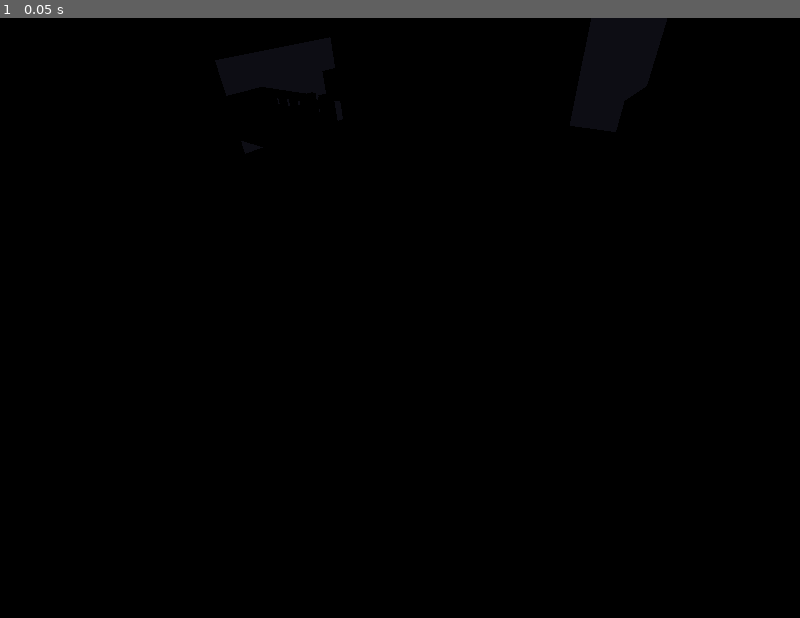
Above: before the commit, frame 1.
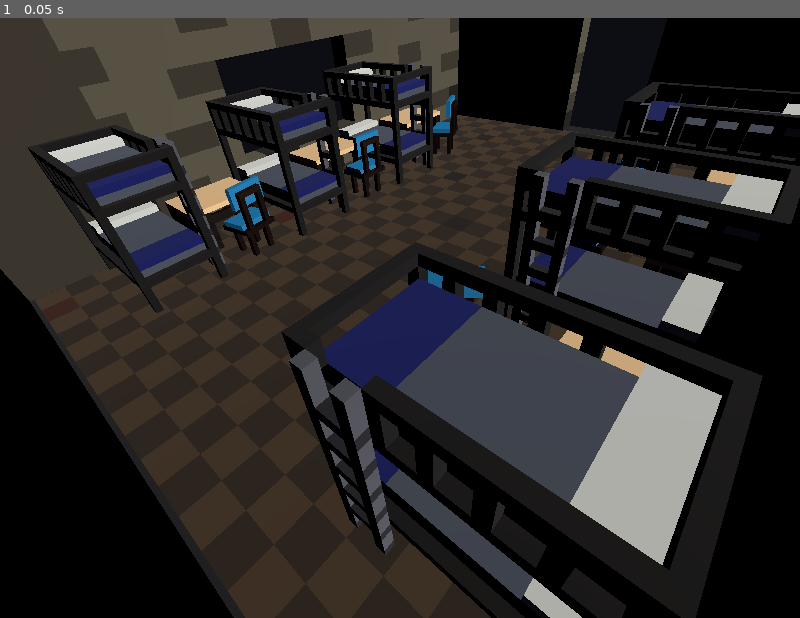
Above: after the commit, the same moment.

Repository: KillCobra/BTech-Simulator
Game: Godot game, scene res://scenes/boot.tscn
Two runs of this game, one before a commit and one after it. Both use one fixed random seed, a clock stepped at 60 frames per second and the inputs below.
Inputs:
- Up to frame 1 (0.05 s): no input

The runs differ from the first frame. In frame 1, 64% of the frame differs, in the area x 0-100%, y 0-100%.

Commit message:
scene loads with minimal lighting

Diff:
--- a/scenes/initial_hostel.tscn
+++ b/scenes/initial_hostel.tscn
@@ -7,7 +7,30 @@
 [ext_resource type="PackedScene" uid="uid://hkrfjw1gaxs8" path="res://assets/chair.gltf" id="5_4q2lo"]
 [ext_resource type="Script" uid="uid://dax64y2ikiy7n" path="res://scripts/player/camera_manager.gd" id="6_cam_mgr"]
 
+[sub_resource type="Environment" id="Environment_0"]
+background_mode = 1
+background_color = Color(0.05, 0.05, 0.08, 1)
+ambient_light_color = Color(0.7, 0.7, 0.7, 1)
+ambient_light_energy = 0.6
+
 [node name="InitialHostel" type="Node3D" unique_id=1832940272]
+
+[node name="WorldEnvironment" type="WorldEnvironment" parent="." unique_id=1956092069]
+environment = SubResource("Environment_0")
+
+[node name="SunLight" type="DirectionalLight3D" parent="." unique_id=1410815321]
+transform = Transform3D(1, 0, 0, 0, 0.8253356, 0.5646425, 0, -0.5646425, 0.8253356, 0, 0, 0)
+light_energy = 1.2
+
+[node name="CameraRig" type="Node3D" parent="." unique_id=451773927]
+script = ExtResource("6_cam_mgr")
+
+[node name="Camera1" type="Camera3D" parent="CameraRig" unique_id=610844947]
+transform = Transform3D(0.6612783, 0.53108525, -0.52977324, -0.07063593, 0.74717855, 0.66085917, 0.7468077, -0.39959073, 0.53160655, -11.95859, 8.159046, 8.102611)
+current = true
+
+[node name="Camera2" type="Camera3D" parent="CameraRig" unique_id=150424391]
+transform = Transform3D(-0.72234744, -0.42127097, 0.54840225, 0.013363191, 0.7843755, 0.6201424, -0.69140124, 0.45528662, -0.5609621, 13.59031, 9.009677, -9.6398735)
 
 [node name="hostel floor" parent="." unique_id=413837080 instance=ExtResource("1_bqxte")]
 transform = Transform3D(1, 0, 0, 0, 0.99999994, 0, 0, 0, 0.99999994, 0.106502175, -0.9756148, -0.0104391575)
@@ -68,13 +91,3 @@
 
 [node name="chair6" parent="." unique_id=1313599193 instance=ExtResource("5_4q2lo")]
 transform = Transform3D(-0.11755704, 0, 0.16180341, 0, 0.2, 0, -0.16180341, 0, -0.11755704, -5.764032, -0.16827989, 3.9405212)
-
-[node name="CameraRig" type="Node3D" parent="." unique_id=451773927]
-script = ExtResource("6_cam_mgr")
-
-[node name="Camera1" type="Camera3D" parent="CameraRig" unique_id=610844947]
-transform = Transform3D(0.6612783, 0.53108525, -0.52977324, -0.07063593, 0.74717855, 0.66085917, 0.7468077, -0.39959073, 0.53160655, -11.95859, 8.159046, 8.102611)
-current = true
-
-[node name="Camera2" type="Camera3D" parent="CameraRig" unique_id=150424391]
-transform = Transform3D(-0.72234744, -0.42127097, 0.54840225, 0.013363191, 0.7843755, 0.6201424, -0.69140124, 0.45528662, -0.5609621, 13.59031, 9.009677, -9.6398735)
--- /dev/null
+++ b/scenes/loading.tscn
@@ -0,0 +1,43 @@
+[gd_scene format=3]
+
+[ext_resource type="Script" path="res://scripts/core/loading_scene.gd" id="1_loading"]
+
+[node name="Loading" type="CanvasLayer"]
+script = ExtResource("1_loading")
+
+[node name="Root" type="Control" parent="."]
+anchor_right = 1.0
+anchor_bottom = 1.0
+offset_left = 0.0
+offset_top = 0.0
+offset_right = 0.0
+offset_bottom = 0.0
+grow_horizontal = 2
+grow_vertical = 2
+
+[node name="Background" type="ColorRect" parent="Root"]
+anchor_right = 1.0
+anchor_bottom = 1.0
+color = Color(0.05, 0.05, 0.08, 1)
+
+[node name="VBox" type="VBoxContainer" parent="Root"]
+anchor_left = 0.5
+anchor_top = 0.5
+anchor_right = 0.5
+anchor_bottom = 0.5
+offset_left = -160.0
+offset_top = -40.0
+offset_right = 160.0
+offset_bottom = 40.0
+alignment = 1
+
+[node name="StatusLabel" type="Label" parent="Root/VBox"]
+unique_name_in_owner = true
+text = "Loading..."
+horizontal_alignment = 1
+
+[node name="ProgressBar" type="ProgressBar" parent="Root/VBox"]
+unique_name_in_owner = true
+min_value = 0.0
+max_value = 100.0
+value = 0.0
--- /dev/null
+++ b/scenes/templates/level_template.tscn
@@ -0,0 +1,27 @@
+[gd_scene format=3]
+
+[ext_resource type="Script" path="res://scripts/player/camera_manager.gd" id="1_cam_mgr"]
+
+[node name="LevelRoot" type="Node3D"]
+
+[node name="Environment" type="WorldEnvironment" parent="."]
+
+[node name="Lighting" type="DirectionalLight3D" parent="."]
+rotation = Vector3(-0.6, 0.0, 0.0)
+light_energy = 1.2
+
+[node name="PlayerSpawn" type="Marker3D" parent="."]
+position = Vector3(0, 0.1, 0)
+
+[node name="CameraRig" type="Node3D" parent="."]
+script = ExtResource("1_cam_mgr")
+
+[node name="Camera1" type="Camera3D" parent="CameraRig"]
+position = Vector3(0, 2.0, 6.0)
+rotation = Vector3(-0.15, 3.14159, 0)
+current = true
+
+[node name="Camera2" type="Camera3D" parent="CameraRig"]
+position = Vector3(6.0, 2.5, 0.0)
+rotation = Vector3(-0.2, -1.57, 0)
+current = false
--- a/scripts/autoload/game_manager.gd
+++ b/scripts/autoload/game_manager.gd
@@ -1,10 +1,10 @@
 extends Node
 
 func start_game(scene_path: String = "res://scenes/initial_hostel.tscn") -> void:
-    if SaveSystem.has_save():
-        var data := SaveSystem.load_game()
-        if data.has("time_of_day"):
-            TimeOfDayManager.set_time_of_day(float(data["time_of_day"]))
+	if SaveSystem.has_save():
+		var data: Dictionary = SaveSystem.load_game()
+		if data.has("time_of_day"):
+			TimeOfDayManager.set_time_of_day(float(data["time_of_day"]))
 
-    await SceneLoader.load_scene(scene_path)
-    GameState.transition_to(GameState.State.PLAYING)
+	await SceneLoader.load_scene(scene_path)
+	GameState.transition_to(GameState.State.PLAYING)
--- a/scripts/autoload/scene_loader.gd
+++ b/scripts/autoload/scene_loader.gd
@@ -2,8 +2,73 @@
 
 signal scene_loaded(scene_path: String)
 
+const LOADING_SCENE_PATH := "res://scenes/loading.tscn"
+
+var _current_scene: Node
+var _loading_scene: Node
+
 func load_scene(scene_path: String) -> void:
-    GameState.transition_to(GameState.State.LOADING)
-    get_tree().change_scene_to_file(scene_path)
-    await get_tree().process_frame
-    scene_loaded.emit(scene_path)
+	GameState.transition_to(GameState.State.LOADING)
+
+	_show_loading()
+	var err: int = ResourceLoader.load_threaded_request(scene_path)
+	if err != OK:
+		push_error("Failed to start async load: %s (err %d)" % [scene_path, err])
+		_hide_loading()
+		return
+
+	var progress: Array[float] = []
+	while true:
+		var status: int = ResourceLoader.load_threaded_get_status(scene_path, progress)
+		_update_loading_progress(progress)
+		if status == ResourceLoader.THREAD_LOAD_IN_PROGRESS:
+			await get_tree().process_frame
+			continue
+		if status == ResourceLoader.THREAD_LOAD_FAILED:
+			push_error("Async load failed: %s" % scene_path)
+			_hide_loading()
+			return
+		if status == ResourceLoader.THREAD_LOAD_LOADED:
+			break
+
+	var packed: PackedScene = ResourceLoader.load_threaded_get(scene_path) as PackedScene
+	if packed == null:
+		push_error("Async load returned null: %s" % scene_path)
+		_hide_loading()
+		return
+
+	_swap_scene(packed)
+	_hide_loading()
+	scene_loaded.emit(scene_path)
+
+func _swap_scene(packed: PackedScene) -> void:
+	var root := get_tree().root
+	var previous: Node = get_tree().current_scene
+	var instance: Node = packed.instantiate()
+	root.add_child(instance)
+	get_tree().current_scene = instance
+	_current_scene = instance
+	if previous != null:
+		previous.queue_free()
+
+func _show_loading() -> void:
+	if _loading_scene != null:
+		return
+	var packed: PackedScene = load(LOADING_SCENE_PATH) as PackedScene
+	if packed == null:
+		return
+	_loading_scene = packed.instantiate()
+	get_tree().root.add_child(_loading_scene)
+
+func _hide_loading() -> void:
+	if _loading_scene == null:
+		return
+	_loading_scene.queue_free()
+	_loading_scene = null
+
+func _update_loading_progress(progress: Array[float]) -> void:
+	if _loading_scene == null:
+		return
+	if _loading_scene.has_method("set_progress"):
+		var value: float = progress[0] if progress.size() > 0 else 0.0
+		_loading_scene.set_progress(value)
--- a/scripts/core/boot_scene.gd
+++ b/scripts/core/boot_scene.gd
@@ -1,5 +1,7 @@
 extends Node
 
 func _ready() -> void:
-    await get_tree().process_frame
-    GameManager.start_game()
+	await get_tree().process_frame
+	var game_manager := get_node_or_null("/root/GameManager")
+	if game_manager:
+		game_manager.start_game()
--- /dev/null
+++ b/scripts/core/loading_scene.gd
@@ -0,0 +1,11 @@
+extends CanvasLayer
+
+@onready var progress_bar: ProgressBar = %ProgressBar
+@onready var status_label: Label = %StatusLabel
+
+func set_progress(progress: float) -> void:
+	var clamped := clampf(progress, 0.0, 1.0)
+	if progress_bar:
+		progress_bar.value = clamped * 100.0
+	if status_label:
+		status_label.text = "Loading... %d%%" % int(clamped * 100.0)
--- a/tests/test_asset_imports.gd
+++ b/tests/test_asset_imports.gd
@@ -2,14 +2,15 @@
 
 func test_core_assets_exist():
     var assets = [
-        "res://assets/imported/PLAYER.fbx",
-        "res://assets/imported/full-room.fbx",
-        "res://assets/imported/bunk-bed.fbx",
-        "res://assets/imported/curtains.fbx",
-        "res://assets/imported/mirror.fbx",
-        "res://assets/imported/Goxel Import/Room.obj",
-        "res://assets/imported/Test/Switch Camera/SwitchCamera.cs"
+        "res://assets/hostel floor.fbx",
+        "res://assets/walls.fbx",
+        "res://assets/bunkbed.fbx",
+        "res://assets/desk.gltf",
+        "res://assets/chair.gltf",
+        "res://assets/cctv.fbx",
+        "res://assets/character.fbx",
+        "res://assets/Room.obj"
     ]
 
     for asset_path in assets:
-        assert_true(FileAccess.file_exists(asset_path), "Missing migrated asset: %s" % asset_path)
+        assert_true(FileAccess.file_exists(asset_path), "Missing asset: %s" % asset_path)
--- a/tests/test_player_controller.gd
+++ b/tests/test_player_controller.gd
@@ -7,7 +7,10 @@
     var player = CharacterBody3D.new()
     player.set_script(script)
     player.set("camera_manager_path", NodePath(""))
+    add_child(player)
+    await get_tree().process_frame
     player._physics_process(0.016)
+    player.queue_free()
 
     assert_true(player.has_method("_physics_process"))
     assert_true(player.has_method("_camera_relative_direction"))
@@ -17,5 +20,8 @@
     assert_not_null(script)
     var manager = Node3D.new()
     manager.set_script(script)
+    add_child(manager)
+    await get_tree().process_frame
     assert_true(manager.has_method("switch_camera"))
     assert_true(manager.has_method("get_active_basis"))
+    manager.queue_free()
Not shown, changed: export_presets.cfg
Not shown, added: scripts/core/loading_scene.gd.uid
Not shown, changed: .github/workflows/godot-build.yml
